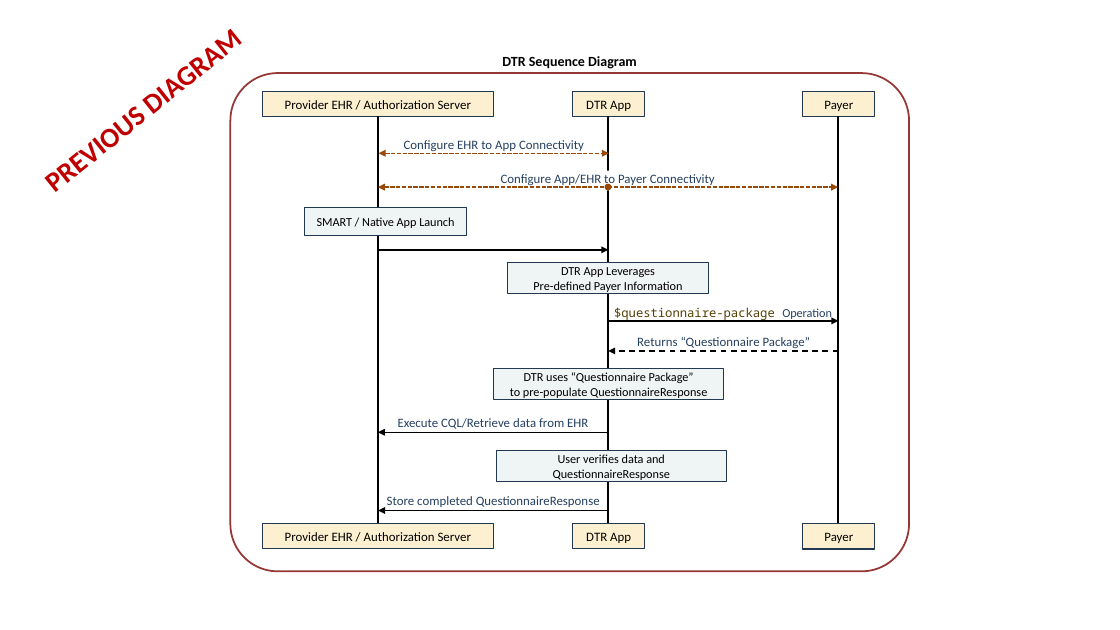
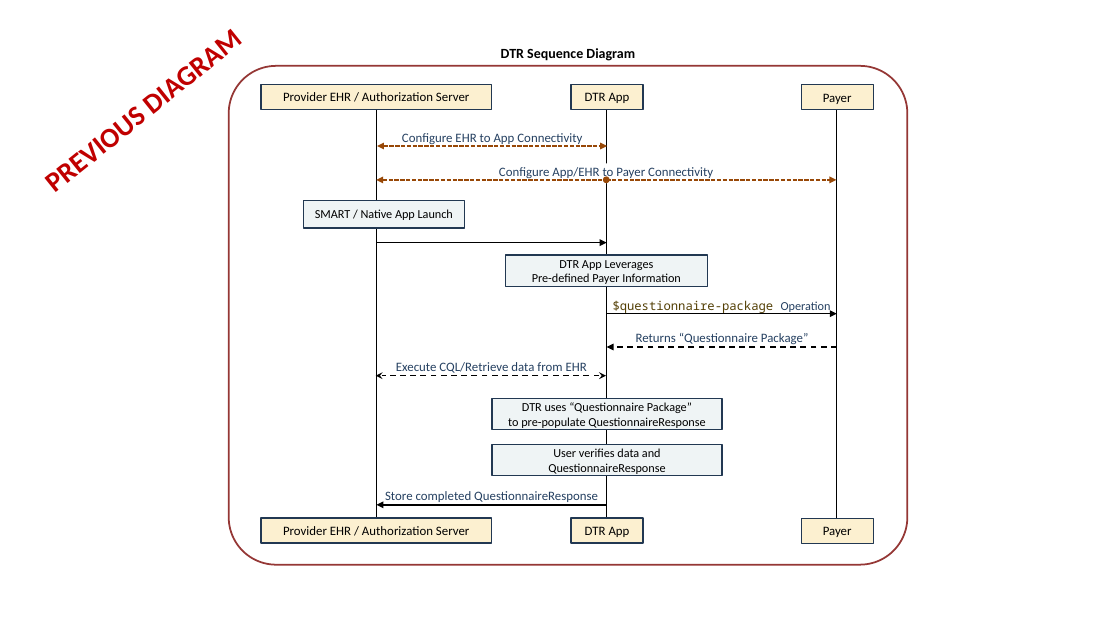
Before and after one commit to HL7/davinci-dtr, a slide deck: slide 3 of input/images-source/CRD_DTR_Flow.pptx. Drawn at 1120x630 pixels with LibreOffice and Linux fonts; fonts in the diff are those of the drawing. Boxes give left, top, right and bottom in pixels: in the first picture for what was removed or moved away, otherwise in the second. Text is boxed around its words. In the diff, an @@ line names an element or a change of style, - is before the commit and + after.

```diff
--- a/input/images-source/CRD_DTR_Flow.pptx
+++ b/input/images-source/CRD_DTR_Flow.pptx
@@ line moved from (378, 116) - (378, 526) to (376, 109) - (376, 534) @@
@@ line moved from (608, 116) - (608, 526) to (607, 109) - (607, 534) @@
@@ line moved from (839, 116) - (839, 526) to (837, 110) - (837, 535) @@
@@ 4 rectangles, 1 text, 1 arrow, 1 ellipse: place and size @@
-4 rectangles, 1 text, 1 arrow, 1 ellipse at bbox=[263, 92, 839, 321]
+4 rectangles, 1 text, 1 arrow, 1 ellipse at bbox=[261, 84, 837, 313]
@@ 5 rectangles, 5 arrows, 4 texts, 1 rounded rectangle, 1 double arrow: place and size @@
-5 rectangles, 5 arrows, 4 texts, 1 rounded rectangle, 1 double arrow at bbox=[230, 56, 909, 571]
+5 rectangles, 5 arrows, 4 texts, 1 rounded rectangle, 1 double arrow at bbox=[229, 48, 907, 565]
@@ text "Execute CQL/Retrieve data from EHR": place and size @@
-text "Execute CQL/Retrieve data from EHR" at bbox=[398, 418, 588, 429]
+text "Execute CQL/Retrieve data from EHR" at bbox=[396, 362, 587, 373]
@@ arrow moved from (378, 433) - (608, 433) to (606, 376) - (376, 376) @@
@@ arrow (606, 376) - (376, 376): arrow to double arrow; stroke #000000 1.25 pt to #000000 1.25 pt dashed @@
@@ rectangle "DTR uses “Questionnaire Package”": place and size @@
-rectangle "DTR uses “Questionnaire Package”" at bbox=[494, 369, 724, 400]
+rectangle "DTR uses “Questionnaire Package”" at bbox=[492, 398, 723, 429]
@@ rectangle "User verifies data and QuestionnaireResponse": place and size @@
-rectangle "User verifies data and QuestionnaireResponse" at bbox=[497, 451, 727, 482]
+rectangle "User verifies data and QuestionnaireResponse" at bbox=[492, 444, 723, 476]
```
Also in this commit, not shown: 1 other slide changed.
